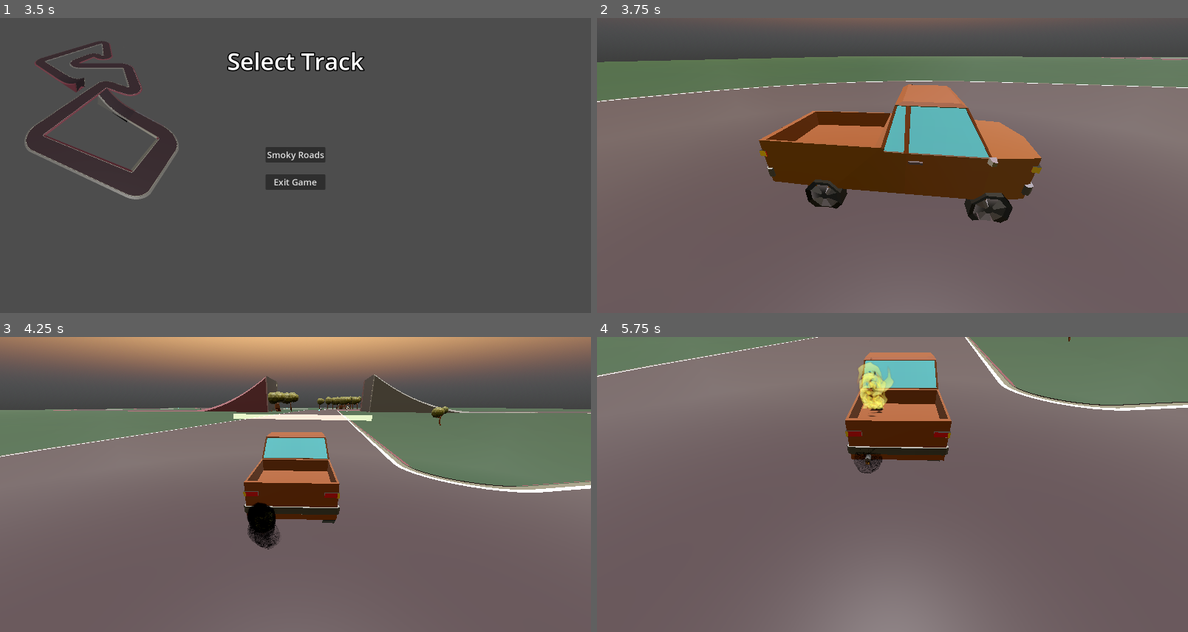
Above: before the commit, frames 1-4 (two rows, left to right).
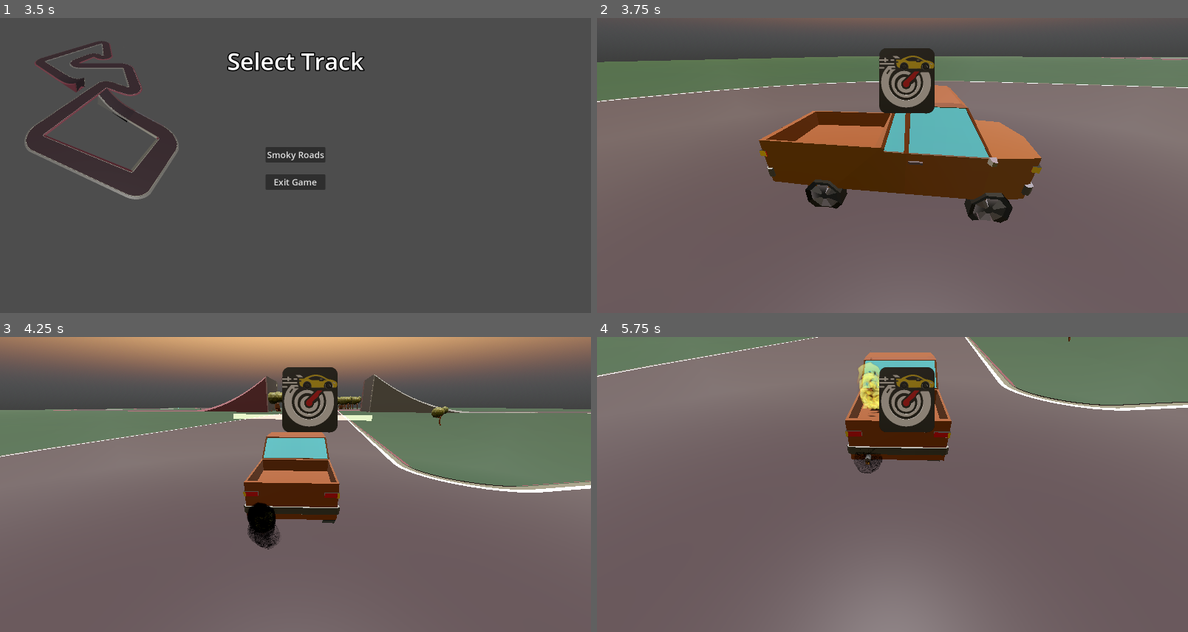
Above: after the commit, the same moments.

Repository: Kallesyntax/Cargame2
Game: Godot game, scene res://Assets/Menu/main_menu.tscn
Two runs of this game, one before a commit and one after it. Both use one fixed random seed, a clock stepped at 60 frames per second and the inputs below.
Inputs:
- Up to frame 1 (3.5 s): click "Start Game" at 0.5 s; click "Black Car" at 1.25 s; click "Brown Pickup" at 2 s; click "Level select" at 2.75 s
- Up to frame 2 (3.75 s): click "Smoky Roads" at 3.5 s
- Up to frame 3 (4.25 s): no input
- Up to frame 4 (5.75 s): hold Right (ui_right) 4.28-5.03 s; tap Shift (action) at 4.35 s; hold Ctrl (brake) from 5.03 s (still down); tap Space (slide) at 5.1 s

Frame 1 is identical in both runs. In frame 2, 1.9% of the frame differs, in the area x 47-58%, y 10-33%; in frame 3, 1.8%; in frame 4, 2.0%.

Commit message:
updaterat ui igen

Diff:
--- a/Scenes/3d_ui.gd
+++ b/Scenes/3d_ui.gd
@@ -1,4 +1,4 @@
-extends SubViewportContainer
+extends Node
 
 #var powerUpNum
 @onready var turbo = $SubViewportContainer/SubViewport/TurboIcon
--- a/Scenes/3d_ui.tscn
+++ b/Scenes/3d_ui.tscn
@@ -26,12 +26,18 @@
 render_target_update_mode = 4
 
 [node name="TurboIcon" type="MeshInstance3D" parent="SubViewportContainer/SubViewport"]
-transform = Transform3D(4.37114e-08, 1, -8.74228e-08, 1, -4.37114e-08, 0, -3.82137e-15, -8.74228e-08, -1, 15.45, 1.31871, -24.113)
+transform = Transform3D(4.37114e-08, 1, -8.74228e-08, 1, -4.37114e-08, 0, -3.82137e-15, -8.74228e-08, -1, 15.45, -18.5806, -24.113)
+layers = 524288
 mesh = ExtResource("4_ygggr")
 skeleton = NodePath("../../..")
 
 [node name="GhostIcon" type="MeshInstance3D" parent="SubViewportContainer/SubViewport"]
-transform = Transform3D(0, 8.74228e-06, 100, 100, 0, 0, 0, 100, -8.74228e-06, 0.440086, 1.31871, -24.113)
+transform = Transform3D(0, 8.74228e-06, 100, 100, 0, 0, 0, 100, -8.74228e-06, 0.440086, -18.5806, -24.113)
 visible = false
+layers = 524288
 mesh = ExtResource("3_ilsov")
 skeleton = NodePath("../../..")
+
+[node name="Camera3D" type="Camera3D" parent="SubViewportContainer/SubViewport"]
+transform = Transform3D(1, 0, 0, 0, 1, 0, 0, 0, 1, 0, -19.8993, 0)
+cull_mask = 524288
Not shown: 1 places in Scenes/3d_ui.tscn that only renumber resources
